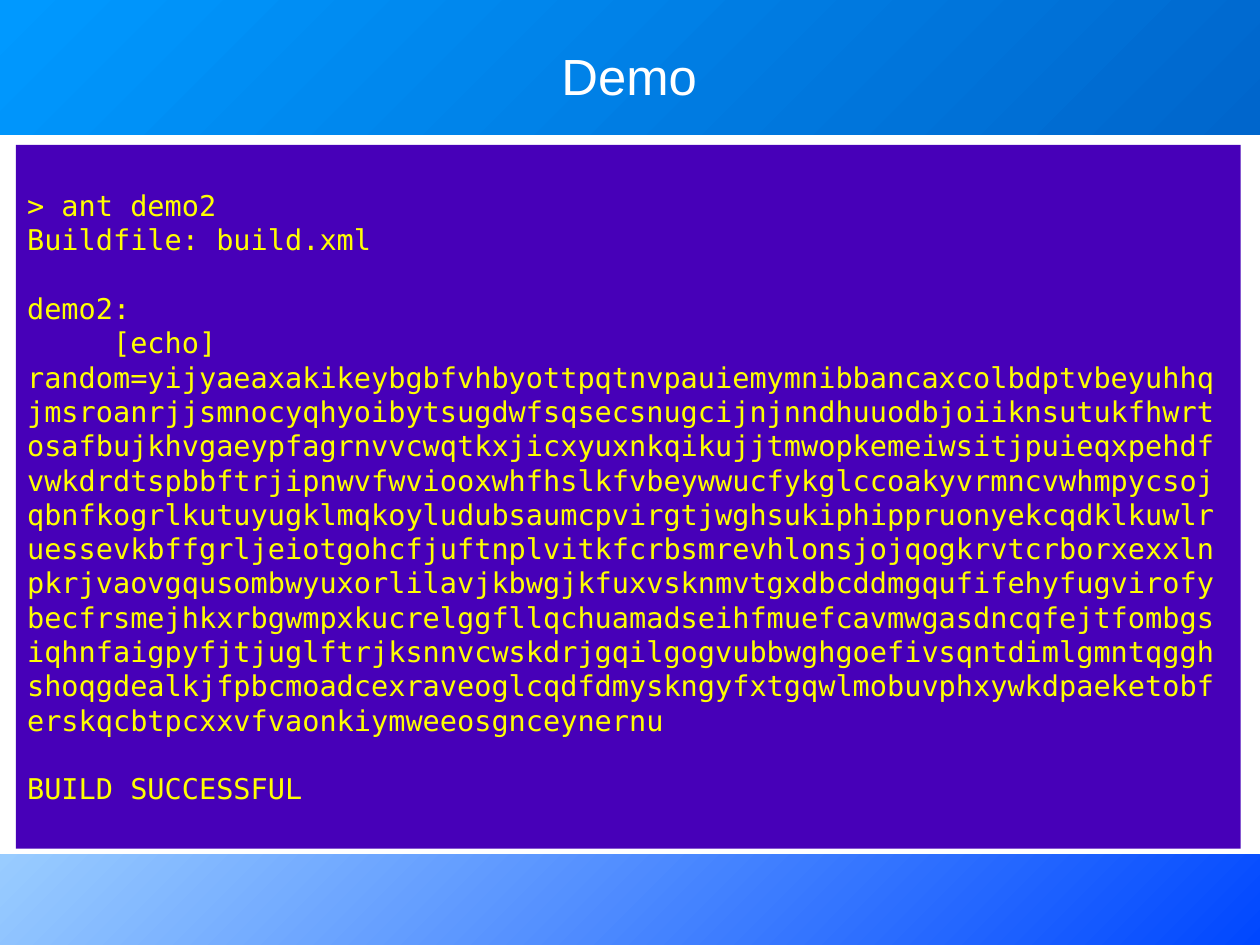
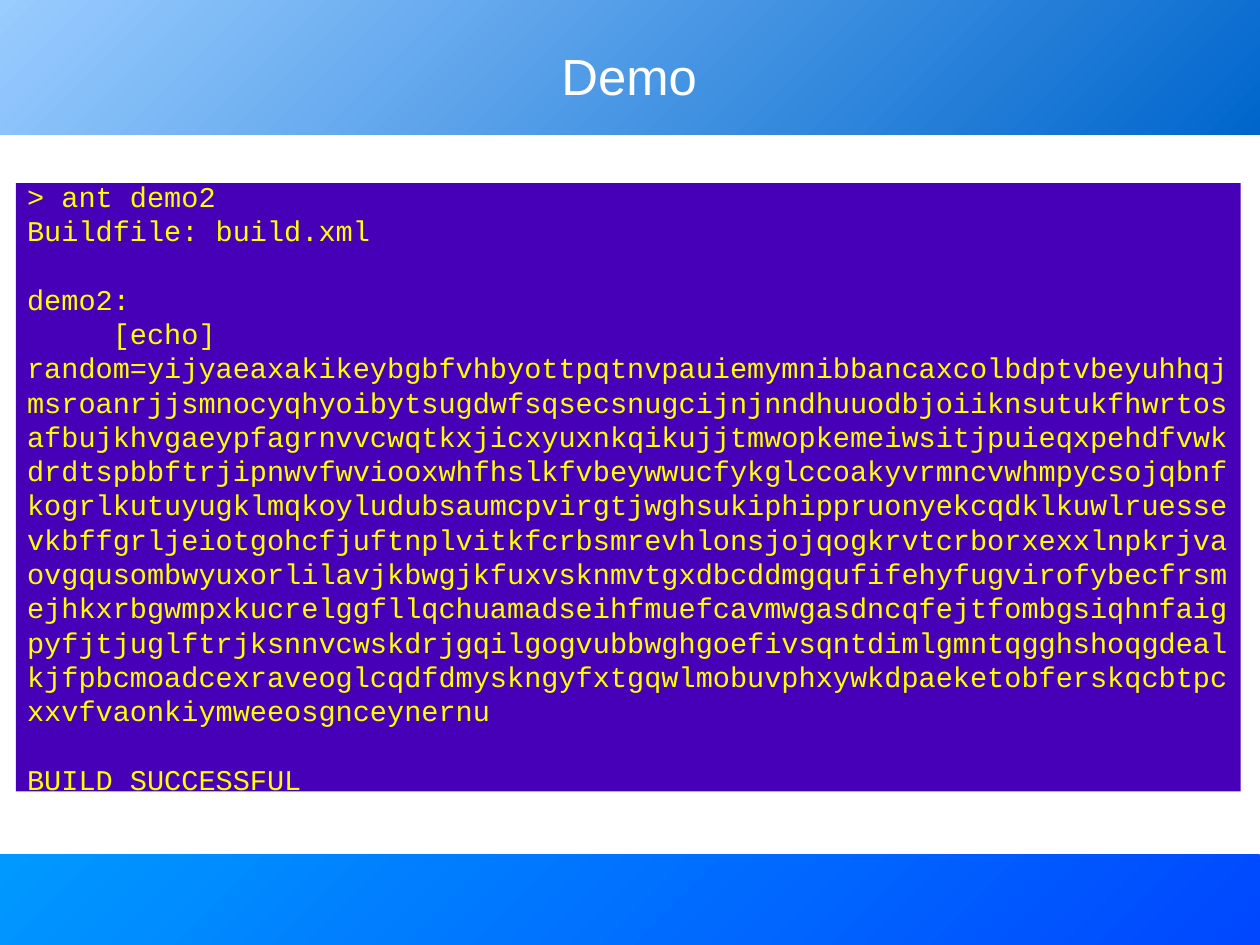
Before and after one commit to BeatrizTercero/repoSvnAnt, a slide deck: slide 25 of core/trunk/docs/slides/extending_ant.odp (slide 21 before the commit). Drawn at 1260x945 pixels with LibreOffice and Linux fonts; fonts in the diff are those of the drawing. Boxes give left, top, right and bottom in pixels: in the first picture for what was removed or moved away, otherwise in the second. Text is boxed around its words. In the diff, an @@ line names an element or a change of style, - is before the commit and + after.

Commit message:
about to attempt some new master to get page layout right at print time

```diff
--- a/core/trunk/docs/slides/extending_ant.odp
+++ b/core/trunk/docs/slides/extending_ant.odp
@@ rectangle at [0, 0, 1260, 135]: fill gradient #0066CC to #0099FF to gradient #0066CC to #99CCFF @@
@@ rectangle "> ant demo2": place and size @@
-rectangle "> ant demo2" at [16, 145, 1242, 850]
+rectangle "> ant demo2" at [16, 183, 1242, 791]
@@ rectangle "> ant demo2" at [16, 183, 1242, 791]: font DejaVu Sans Mono to Courier New @@
@@ rectangle at [0, 855, 1260, 945]: fill gradient #0047FF to #99CCFF to gradient #0047FF to #0099FF @@
```
Also in this commit, not shown: 23 other slides changed, 6 slides added, 1 slide removed.
